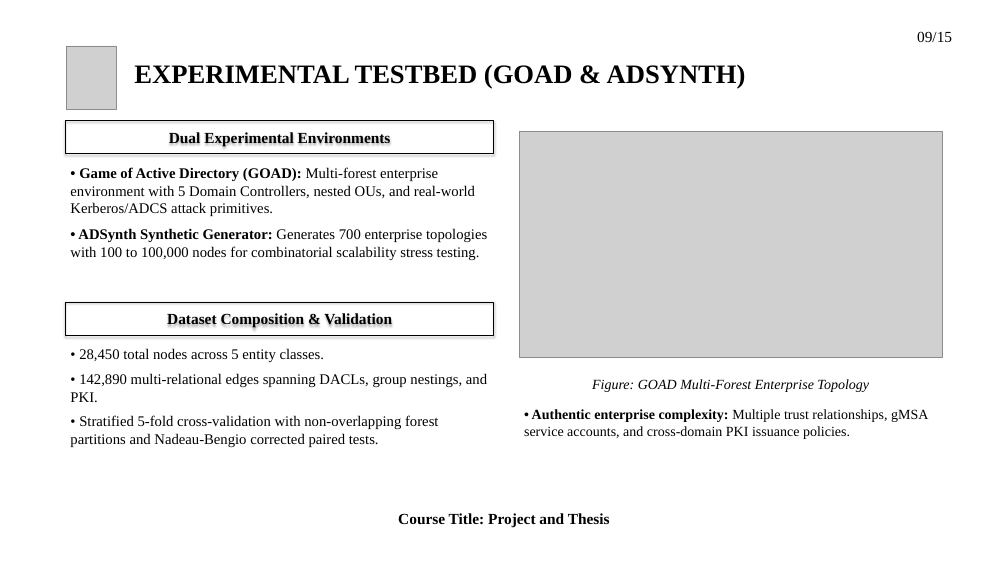
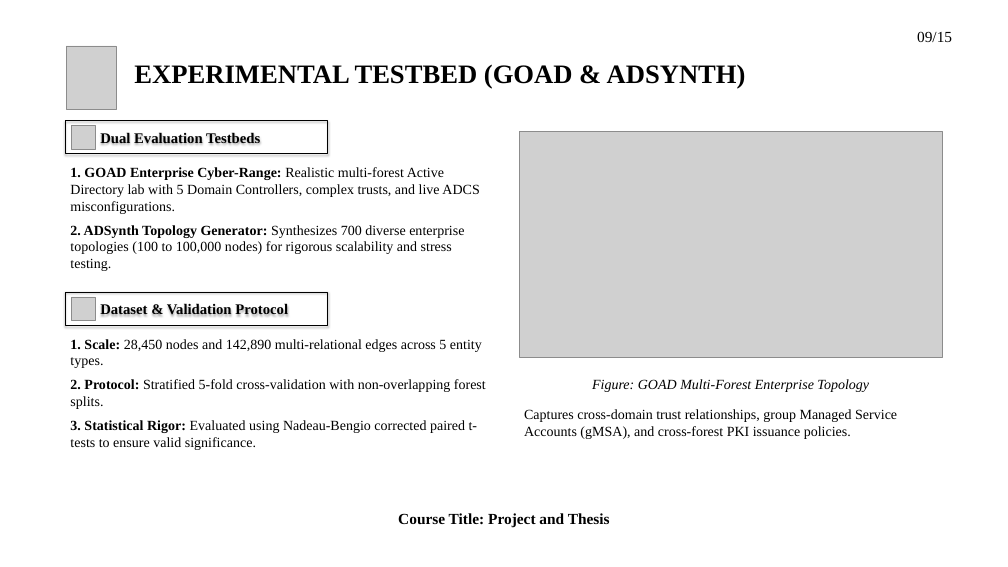
Before and after one commit to hasanshahriar32/GOAD, a slide deck: slide 9 of thesis_paper/certgraph_thesis_defense.pptx. Drawn at 1008x567 pixels with LibreOffice and Linux fonts; fonts in the diff are those of the drawing; grey boxes stand for pictures; background and template pictures are left out. Boxes give left, top, right and bottom in pixels: in the first picture for what was removed or moved away, otherwise in the second. Text is boxed around its words. In the diff, an @@ line names an element or a change of style, - is before the commit and + after.

```diff
--- a/thesis_paper/certgraph_thesis_defense.pptx
+++ b/thesis_paper/certgraph_thesis_defense.pptx
@@ rectangle "Dual Evaluation Testbeds": place and size @@
-rectangle "Dual Evaluation Testbeds" at <box>66,121,494,154</box>
+rectangle "Dual Evaluation Testbeds" at <box>66,121,328,154</box>
@@ picture added at <box>72,125,95,149</box> @@
@@ text in rectangle at <box>100,133,260,144</box>: text changed; size 22 to 21 pt @@
-Dual Experimental Environments
+Dual Evaluation Testbeds
@@ text at <box>70,167,479,271</box>: text changed; size 21 to 20 pt @@
-• Game of Active Directory (GOAD): Multi-forest enterprise environment with 5 Domain Controllers, nested OUs, and real-world Kerberos/ADCS attack primitives.
-• ADSynth Synthetic Generator: Generates 700 enterprise topologies with 100 to 100,000 nodes for combinatorial scalability stress testing.
+1. GOAD Enterprise Cyber-Range: Realistic multi-forest Active Directory lab with 5 Domain Controllers, complex trusts, and live ADCS misconfigurations.
+2. ADSynth Topology Generator: Synthesizes 700 diverse enterprise topologies (100 to 100,000 nodes) for rigorous scalability and stress testing.
@@ rectangle "Dataset & Validation Protocol": place and size @@
-rectangle "Dataset & Validation Protocol" at <box>66,302,494,335</box>
+rectangle "Dataset & Validation Protocol" at <box>66,292,328,325</box>
@@ picture added at <box>72,297,95,321</box> @@
@@ text in rectangle at <box>100,304,288,315</box>: text changed; size 22 to 21 pt @@
-Dataset Composition & Validation
+Dataset & Validation Protocol
@@ text at <box>70,339,486,450</box>: text changed; size 21 to 20 pt @@
-• 28,450 total nodes across 5 entity classes.
-• 142,890 multi-relational edges spanning DACLs, group nestings, and PKI.
-• Stratified 5-fold cross-validation with non-overlapping forest partitions and Nadeau-Bengio corrected paired tests.
+1. Scale: 28,450 nodes and 142,890 multi-relational edges across 5 entity types.
+2. Protocol: Stratified 5-fold cross-validation with non-overlapping forest splits.
+3. Statistical Rigor: Evaluated using Nadeau-Bengio corrected paired t-tests to ensure valid significance.
@@ text at <box>524,409,897,439</box>: text changed @@
-• Authentic enterprise complexity: Multiple trust relationships, gMSA service accounts, and cross-domain PKI issuance policies.
+Captures cross-domain trust relationships, group Managed Service Accounts (gMSA), and cross-forest PKI issuance policies.
```
Also in this commit, not shown: 12 other slides changed, 39 other files.
